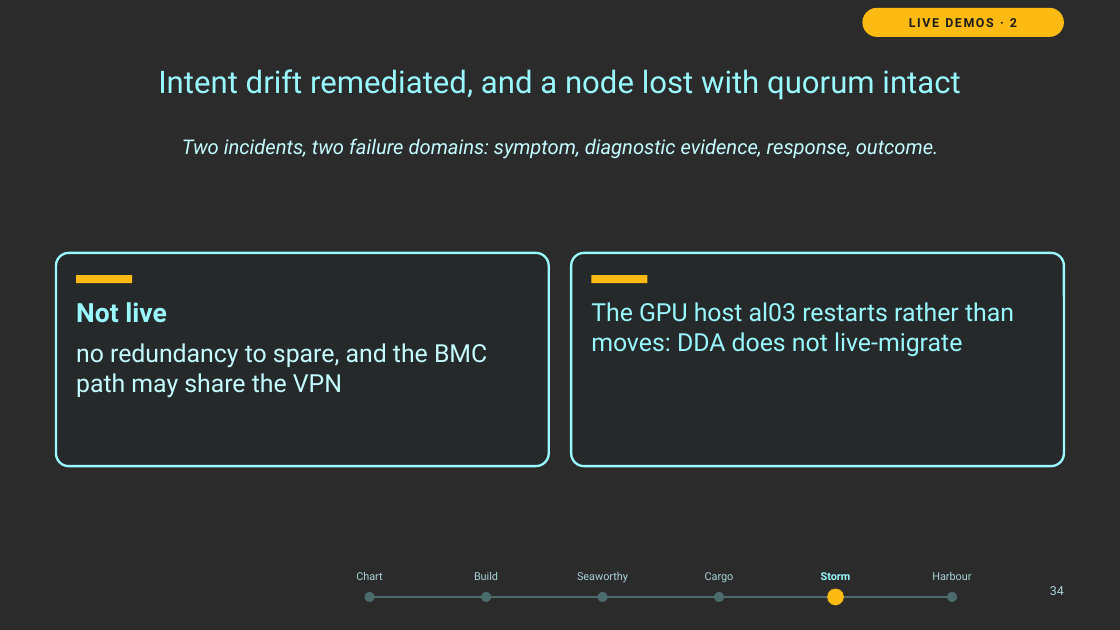
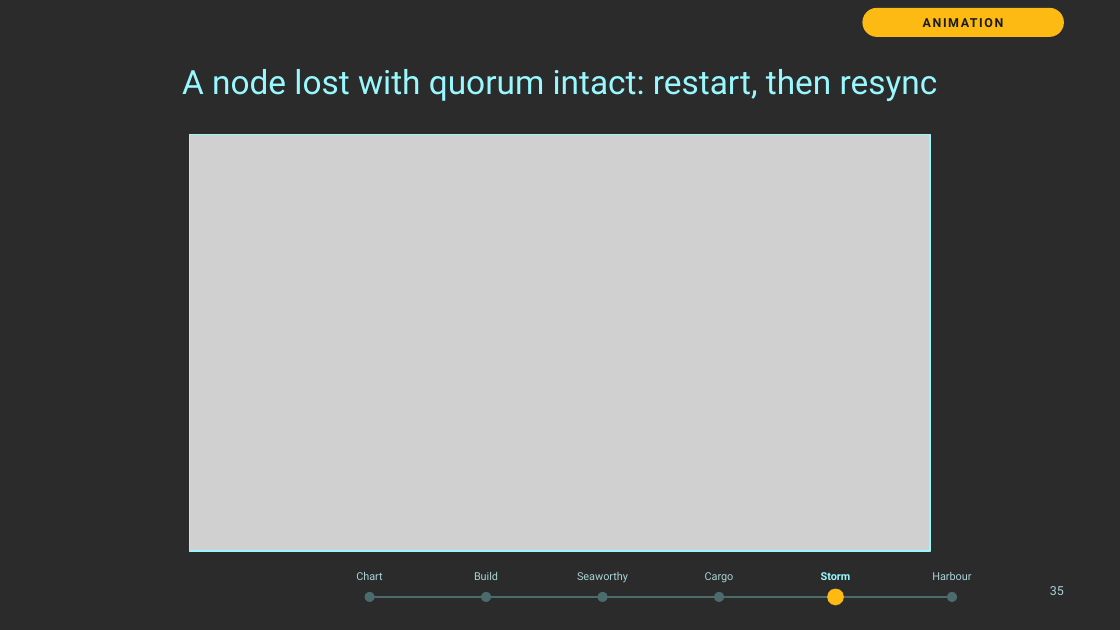
Before and after one commit to thisismydemo/nic2026_azl, a slide deck: slide 35 of presentation/Azure_Local_Discovery_to_Day2_NIC2026.pptx (slide 34 before the commit). Drawn at 1120x630 pixels with LibreOffice and Linux fonts; fonts in the diff are those of the drawing; grey boxes stand for pictures; background and template pictures are left out; a plain dark background stands for a picture behind light text. Boxes give left, top, right and bottom in pixels: in the first picture for what was removed or moved away, otherwise in the second. Text is boxed around its words. In the diff, an @@ line names an element or a change of style, - is before the commit and + after.

```diff
--- a/presentation/Azure_Local_Discovery_to_Day2_NIC2026.pptx
+++ b/presentation/Azure_Local_Discovery_to_Day2_NIC2026.pptx
@@ text in rounded rectangle at [909,18,1017,27]: text changed @@
-LIVE DEMOS · 2
+ANIMATION
@@ title at [182,69,938,101]: text changed; size 20 to 21.5 pt @@
-Intent drift remediated, and a node lost with quorum intact
+A node lost with quorum intact: restart, then resync
@@ text removed at [182,138,938,159] @@
-Two incidents, two failure domains: symptom, diagnostic evidence, response, outcome.
@@ picture added at [189,134,930,551] @@
@@ rectangle added at [189,134,930,551], outline #98F8FE 1 pt @@
@@ rounded rectangle removed at [56,253,549,466] @@
@@ rounded rectangle removed at [571,253,1064,466] @@
@@ rectangle removed at [76,276,132,283] @@
@@ rectangle removed at [591,276,647,283] @@
@@ text removed at [76,302,487,398] @@
-Not live
-no redundancy to spare, and the BMC path may share the VPN
@@ text removed at [591,302,1014,356] @@
-The GPU host al03 restarts rather than moves: DDA does not live-migrate
@@ text at [1050,586,1064,595]: text changed @@
-34
+35
```
Also in this commit, not shown: 22 other slides changed, 1 slide added, 29 other files.
